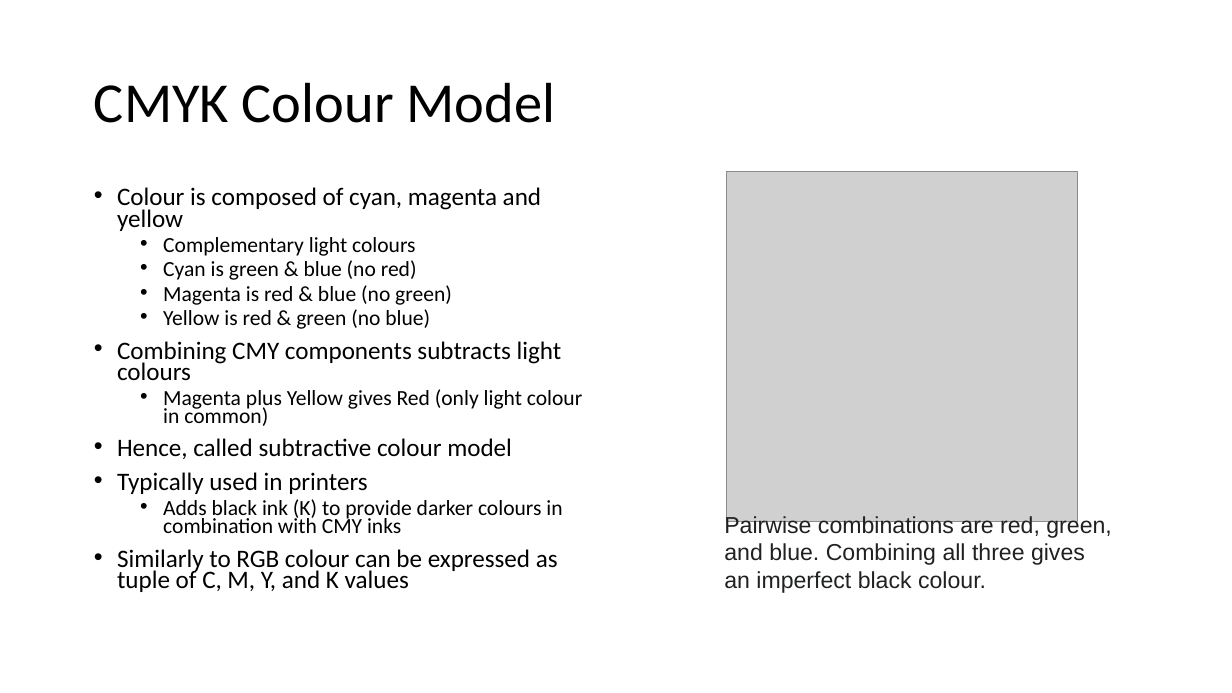
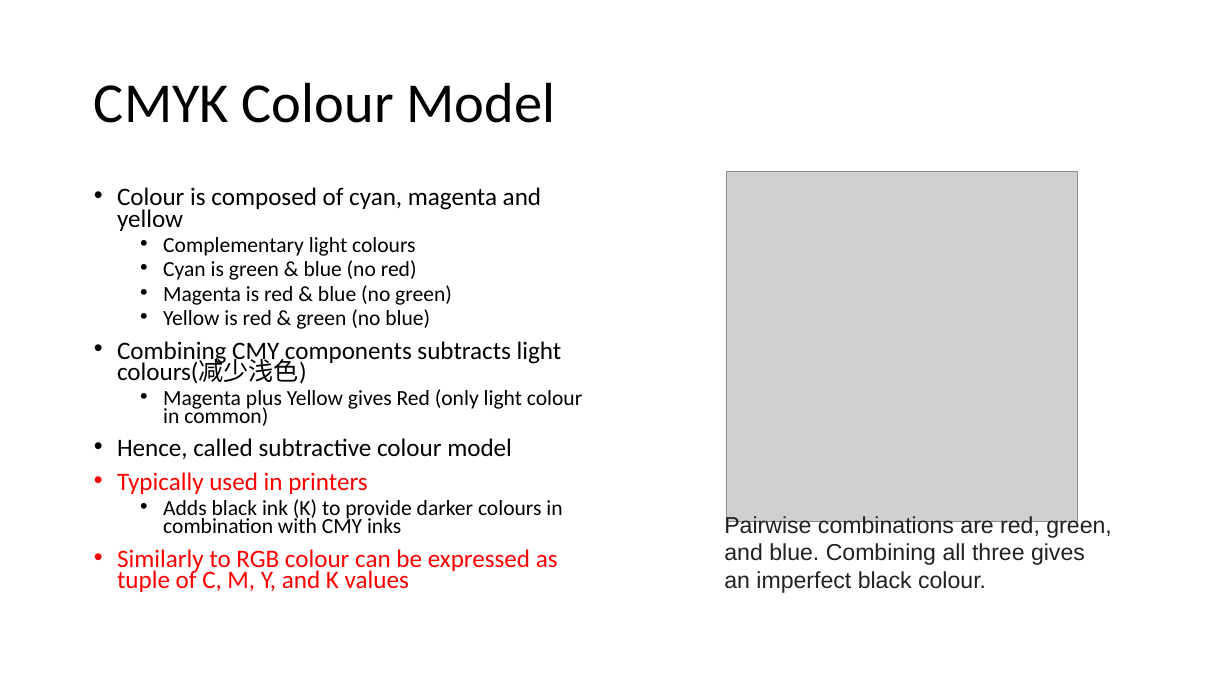
Before and after one commit to vcboy1/Leeds, a slide deck: slide 44 of 26fall/1860/Lecture/Week1.3/Lecture 1.3.1.pptx. Drawn at 1232x693 pixels with LibreOffice and Linux fonts; fonts in the diff are those of the drawing; grey boxes stand for pictures; background and template pictures are left out. Boxes give left, top, right and bottom in pixels: in the first picture for what was removed or moved away, otherwise in the second. Text is boxed around its words. In the diff, an @@ line names an element or a change of style, - is before the commit and + after.

```diff
--- a/26fall/1860/Lecture/Week1.3/Lecture 1.3.1.pptx
+++ b/26fall/1860/Lecture/Week1.3/Lecture 1.3.1.pptx
@@ text at (117, 341, 562, 384): text changed @@
-• Combining CMY components subtracts light colours
+• Combining CMY components subtracts light colours(减少浅色)
@@ text at (117, 472, 558, 592): text colour #000000 to #FF0000 in "Typically used in printers", "Similarly to RGB colour can be expressed ..." @@
```
Also in this commit, not shown: 6 other slides changed, 13 other files.
